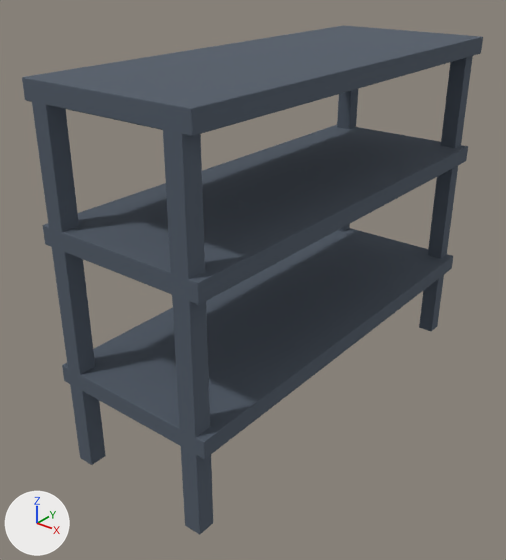
A saved change to the OBJ model public/Metallregal/metallregal.obj.
Both versions are drawn from a 50 mm camera at (10.48, -7.41, 10.33) aimed at (1.24, 4.14, 3.17). Every picture has the same lights, and +X, +Y and +Z are marked at lower left. Where no turn or scale is listed for an object, it has been applied to the vertices.

The first picture shows '280310_23_05_23_08_02_34_0'.
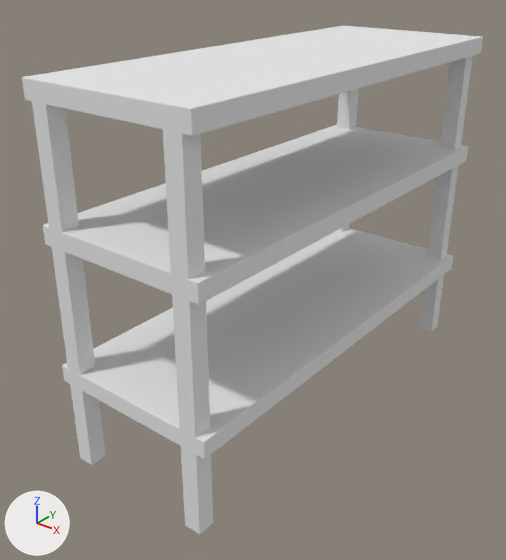
Boxes (x1, y1, x2, y2) around the edits, measured in the pictures (506 x 560 px):
'280310_23_05_23_08_02_34_0', recoloured (blue to grey): (22, 26, 483, 535) in both

What the commit changed:
Material 'metallregal' (mat_metallregal) is new.
Its base color is (0.8, 0.8, 0.8) (white #e7e7e7).
Its roughness is 1.0.
me_280310_23_05_23_08_02_34_0 has 5236 vertices, 10492 faces and spans x -0.4..3.6, y -0.2..10.2, z 0.0..8.2.
me_280310_23_05_23_08_02_34_0 no longer uses material mat_280310_23_05_23_08_02_34_0 (picture img_280310_23_05_23_08_02_34_0_color_png).
me_280310_23_05_23_08_02_34_0 now uses material mat_metallregal (white #e7e7e7).
